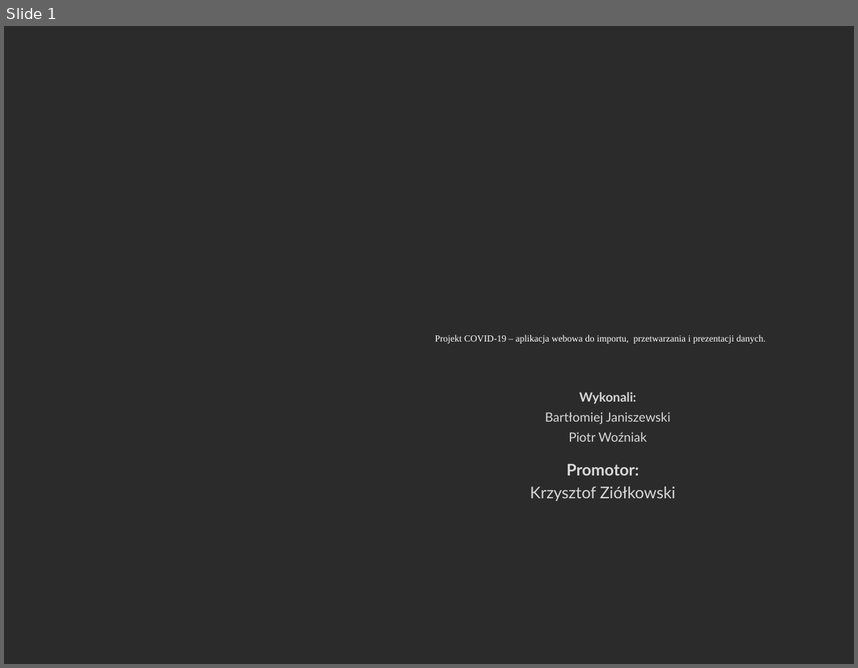
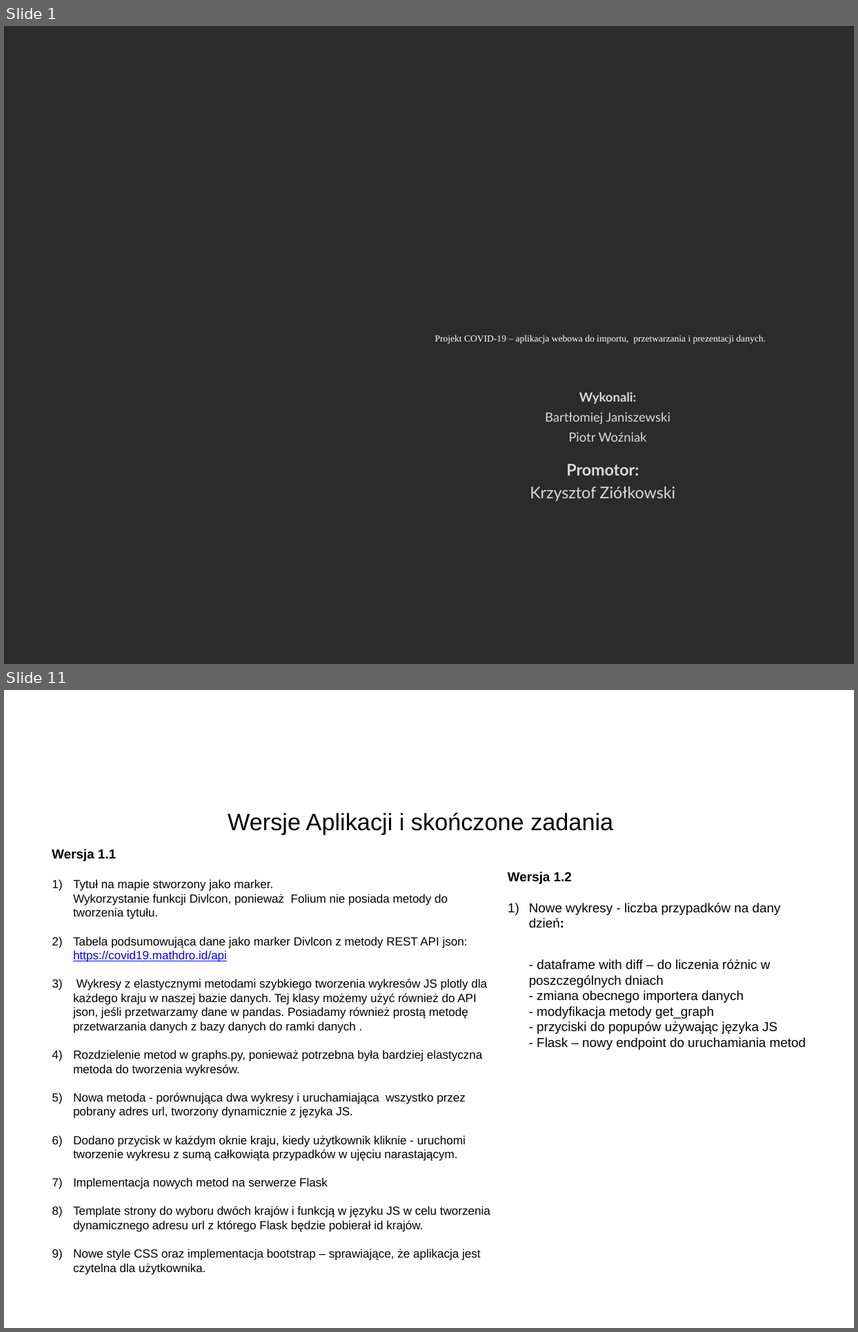
Before and after one commit to janiszewskibartlomiej/COVID-19-Thesis-Postgraduate_studies_on_WSB, a slide deck: docs/WSB_prezentacja_pracy_dyplomowej.pptx. Shown one above the other, each under a label of ours: slide 1 before the commit, slides 1 and 11 after it; the slides between them are not shown. The pictures are 858x668 and 858x1332 pixels, drawn with LibreOffice and Linux fonts; fonts in the diff are those of the drawing; background and template pictures are left out; a plain dark background stands for a picture behind light text. Boxes give left, top, right and bottom in pixels: in the first picture for what was removed or moved away, otherwise in the second. Text is boxed around its words. In the diff, an @@ line names an element or a change of style, - is before the commit and + after.

Commit message:
upload presentation file, refactor current importer

```diff
--- a/docs/WSB_prezentacja_pracy_dyplomowej.pptx
+++ b/docs/WSB_prezentacja_pracy_dyplomowej.pptx
@@ slide 11 added at [4,690,854,1328], background picture (left out) @@
@@ text added at [228,812,613,834], 20 pt, text #000000 @@
+Wersje Aplikacji i skończone zadania
@@ text added at [52,849,490,1274], 10 pt, text #000000 @@
+Wersja 1.1
+1) Tytuł na mapie stworzony jako marker.
+   Wykorzystanie funkcji Divlcon, ponieważ Folium nie posiada metody do tworzenia tytułu.
+2) Tabela podsumowująca dane jako marker Divlcon z metody REST API json: https://covid19.mathdro.id/api
+3) Wykresy z elastycznymi metodami szybkiego tworzenia wykresów JS plotly dla każdego kraju w naszej bazie danych. Tej klasy możemy użyć również do API json, jeśli przetwarzamy dane w pandas. Posiadamy również prostą metodę przetwarzania danych z bazy danych do ramki danych .
+4) Rozdzielenie metod w graphs.py, ponieważ potrzebna była bardziej elastyczna metoda do tworzenia wykresów.
+5) Nowa metoda - porównująca dwa wykresy i uruchamiająca wszystko przez pobrany adres url, tworzony dynamicznie z języka JS.
+6) Dodano przycisk w każdym oknie kraju, kiedy użytkownik kliknie - uruchomi tworzenie wykresu z sumą całkowiąta przypadków w ujęciu narastającym.
+7) Implementacja nowych metod na serwerze Flask
+8) Template strony do wyboru dwóch krajów i funkcją w języku JS w celu tworzenia dynamicznego adresu url z którego Flask będzie pobierał id krajów.
+9) Nowe style CSS oraz implementacja bootstrap – sprawiające, że aplikacja jest czytelna dla użytkownika.
@@ text added at [508,871,806,1049], 11 pt, text #000000 @@
+Wersja 1.2
+1) Nowe wykresy - liczba przypadków na dany dzień:
+   - dataframe with diff – do liczenia różnic w poszczególnych dniach
+   - zmiana obecnego importera danych
+   - modyfikacja metody get_graph
+   - przyciski do popupów używając języka JS
+   - Flask – nowy endpoint do uruchamiania metod
```
Also in this commit, not shown: 7 slides changed, 5 other slides added, 4 slides removed, 1 other file.
